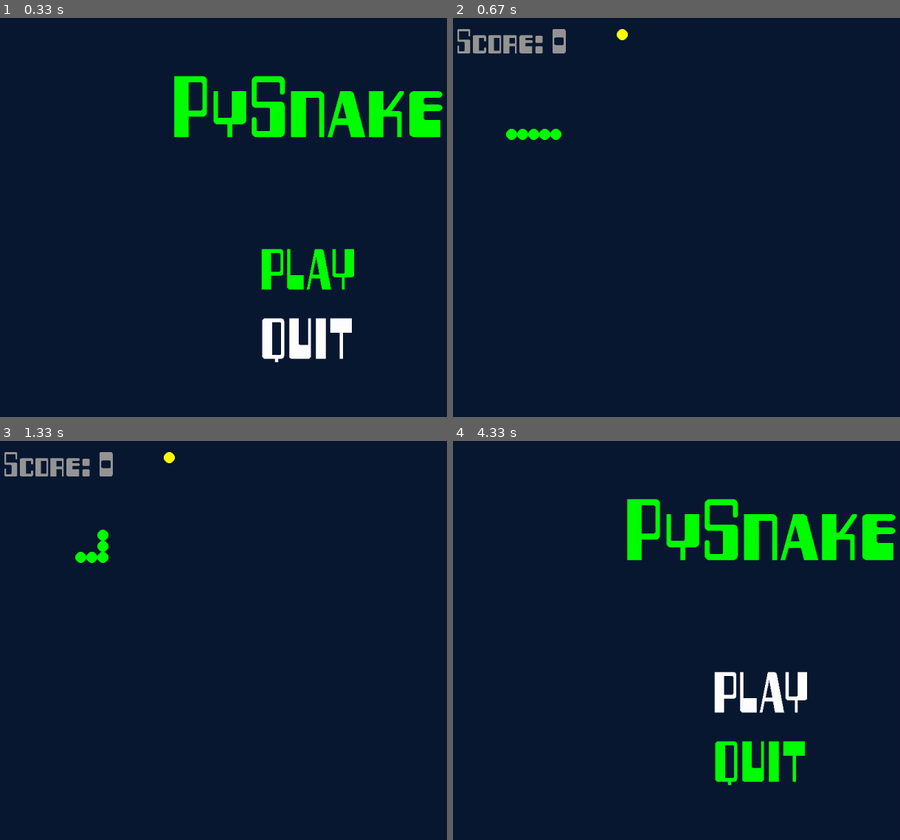
Above: before the commit, frames 1-4 (two rows, left to right).
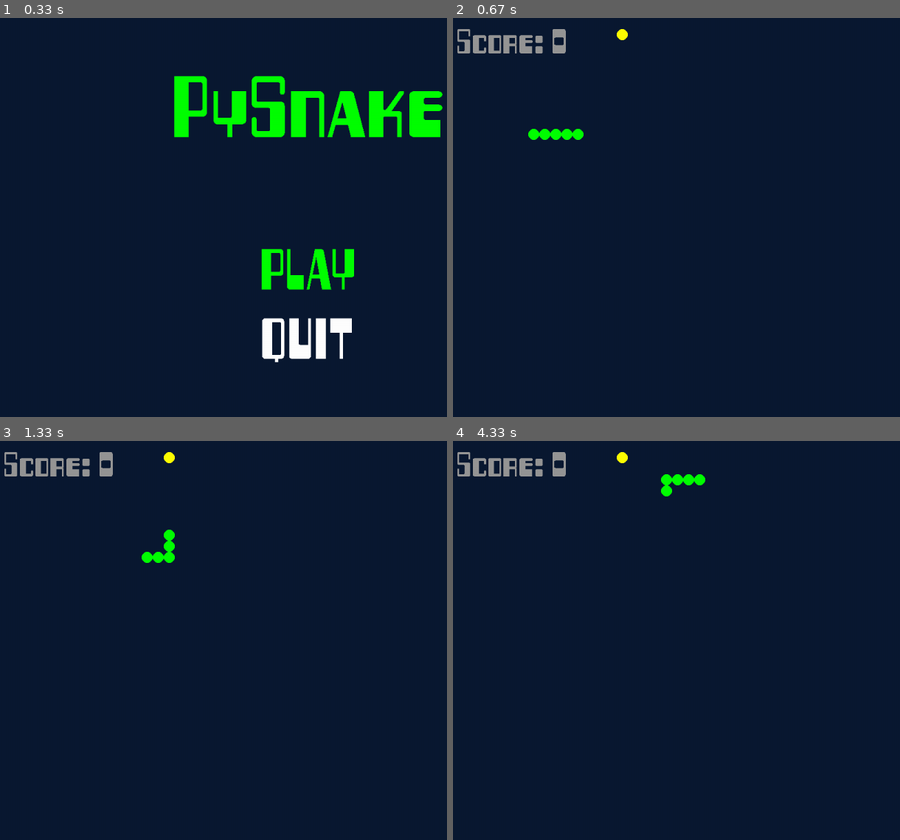
Above: after the commit, the same moments.

Repository: joaquinfontela/PyGame
Game: pygame game, started from Snake/src/main.py
Same seed, same stepped clock (60 frames per second), same inputs: the game is played once before the commit and once after it.
Inputs:
- Up to frame 1 (0.33 s): no input
- Up to frame 2 (0.67 s): tap Enter at 0.33 s
- Up to frame 3 (1.33 s): hold Up 0.67-1.13 s; hold Right from 1.17 s (still down)
- Up to frame 4 (4.33 s): release Right at 1.63 s; hold Down 2.23-2.53 s; hold Left 2.57-2.97 s; hold Up 3-3.37 s; hold Right 3.4-4.03 s; hold Down from 4.07 s (still down)

Frame 1 is identical in both runs. In frame 2, 0.2% of the frame differs, in the area x 11-30%, y 27-31%; in frame 3, 0.6%; in frame 4, 7.7%, in the area x 0-100%, y 2-87%.

Commit message:
changes in direction                self.changedDirection = False

Diff:
--- a/Snake/src/Config/config.json
+++ b/Snake/src/Config/config.json
@@ -51,5 +51,5 @@
         "select_option": "audio/select_option.ogg",
         "select_start_game": "audio/select_start_game.ogg"
     },
-    "speed_diameters_per_second": 5
+    "speed_diameters_per_second": 10
 }
--- a/Snake/src/Game.py
+++ b/Snake/src/Game.py
@@ -47,18 +47,20 @@
         self.snake = Snake(
             self.window, (int(CIRCLE_RADIUS * 21), int(CIRCLE_RADIUS * 21)))
         self._setRandomFoodPosition()
+        self.changedDirection = False
         self.specialFoodPosition = None
         self.specialFoodCountdown = 0
         pygame.display.update()
         while self.open:
             time.sleep(SLEEP_PER_UPDATE)
             self.moves += 1
+            self.changedDirection = False
             for event in pygame.event.get():
                 self.changedDirection = False
                 if event.type == pygame.QUIT:
                     self.open = False
                     self.window.stopRunning()
-                if event.type == pygame.KEYDOWN:
+                if event.type == pygame.KEYUP:
                     self.handleKeyDown(event)
                     self.randomSpecialFoodSpawn()
             if not self.changedDirection:
